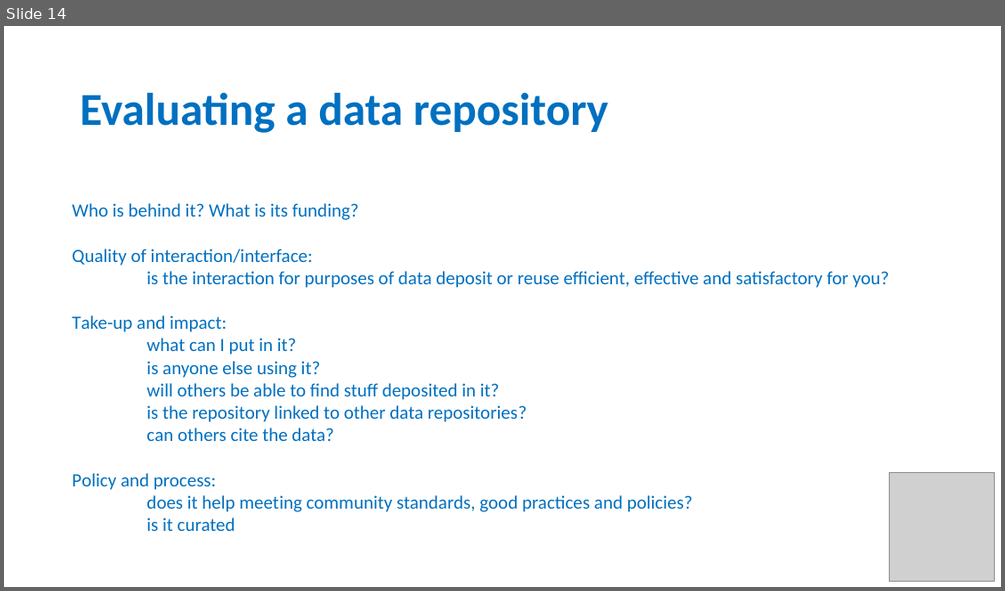
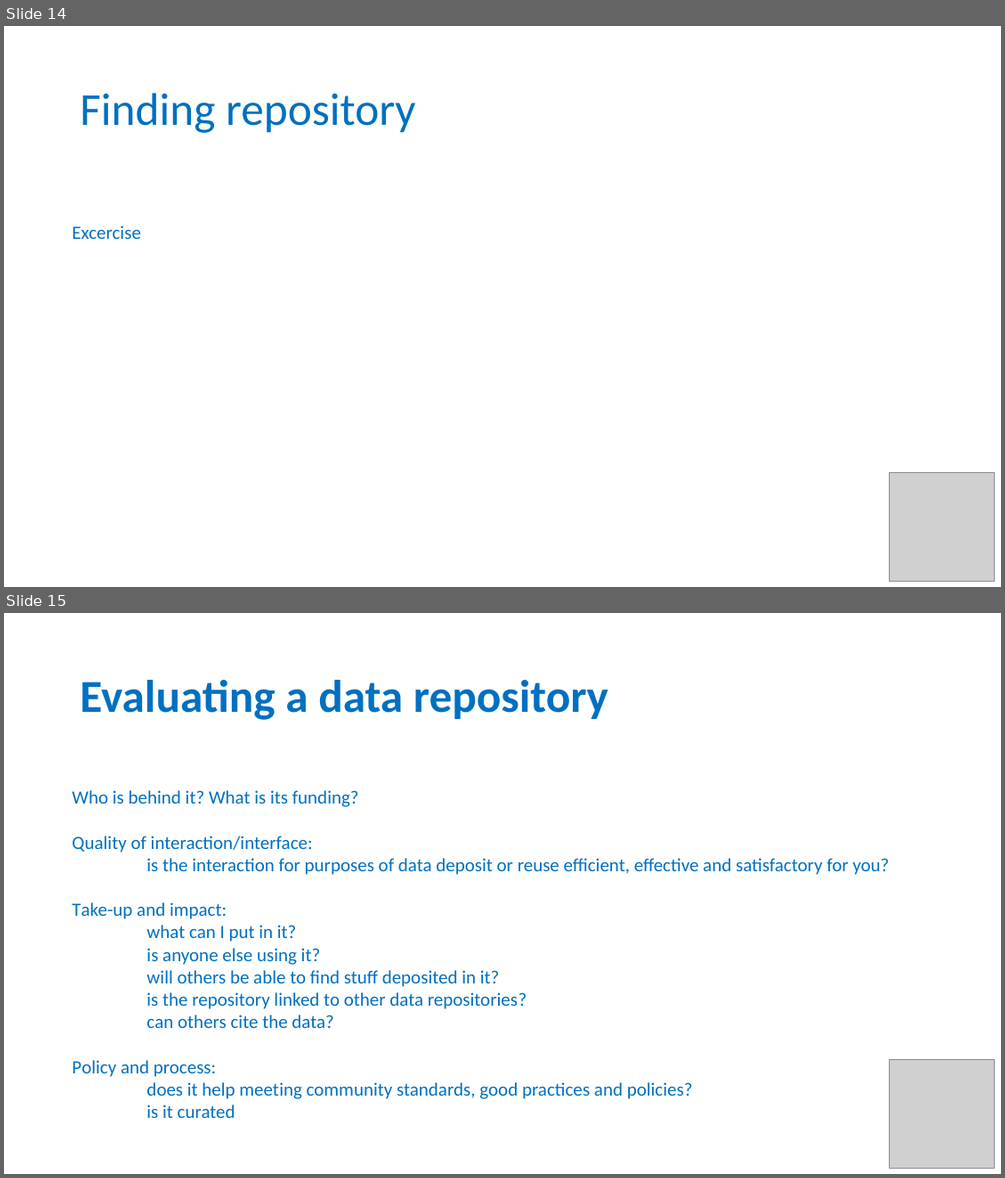
Before and after one commit to tobyhodges/solid-waddle, a slide deck: instructors/Repositories.pptx. Shown one above the other, each under a label of ours: slide 14 before the commit, slides 14 and 15 after it. The pictures are 1005x591 and 1005x1178 pixels, drawn with LibreOffice and Linux fonts; fonts in the diff are those of the drawing; grey boxes stand for pictures. Boxes give left, top, right and bottom in pixels: in the first picture for what was removed or moved away, otherwise in the second. Text is boxed around its words. In the diff, an @@ line names an element or a change of style, - is before the commit and + after.

```diff
--- a/instructors/Repositories.pptx
+++ b/instructors/Repositories.pptx
@@ slide 14 added at (4, 26, 1001, 587), background #FFFFFF @@
@@ title added at (80, 93, 416, 133), 44 pt, text #0070C0 @@
+Finding repository
@@ text added at (72, 225, 140, 239), 18 pt, text #0070C0 @@
+Excercise
@@ picture added at (889, 473, 994, 580) @@
@@ what was slide 14 is now slide 15 @@
```
Also in this commit, not shown: 3 slides changed, 2 other slides added, 1 slide removed, 3 other files.
